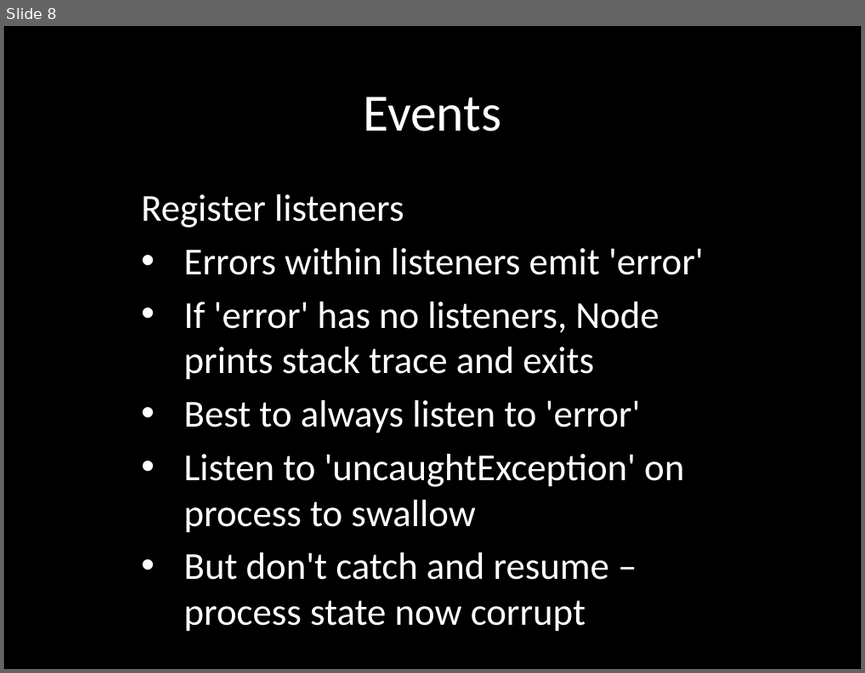
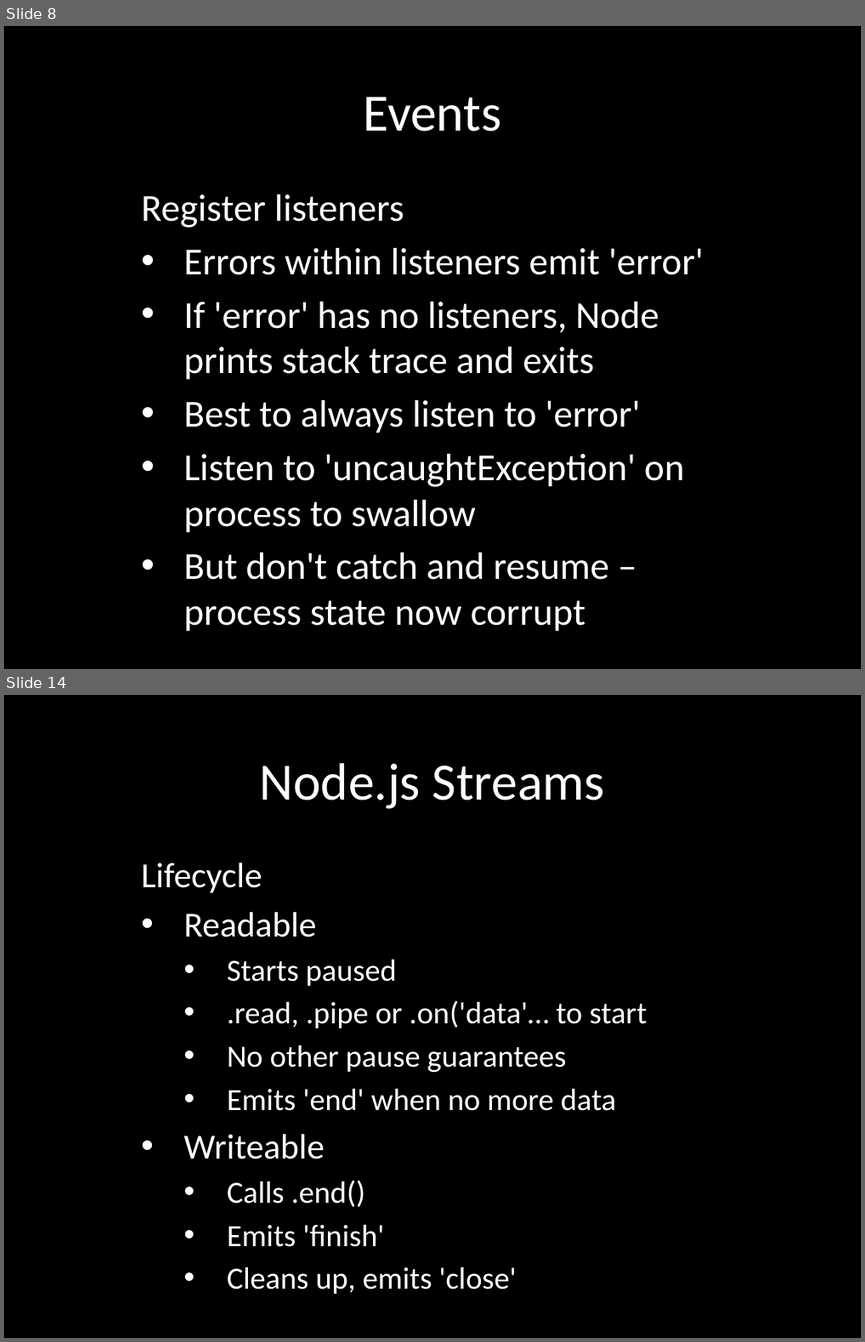
Before and after one commit to eliasjames/training-node, a slide deck: slides/Node Slides Day 2.pptx. Shown one above the other, each under a label of ours: slide 8 before the commit, slides 8 and 14 after it; the slides between them are not shown. The pictures are 865x673 and 865x1342 pixels, drawn with LibreOffice and Linux fonts; fonts in the diff are those of the drawing. Boxes give left, top, right and bottom in pixels: in the first picture for what was removed or moved away, otherwise in the second. Text is boxed around its words. In the diff, an @@ line names an element or a change of style, - is before the commit and + after.

Commit message:
Day 2 slides: events, streams, process

```diff
--- a/slides/Node Slides Day 2.pptx
+++ b/slides/Node Slides Day 2.pptx
@@ slide 14 added at [4, 695, 861, 1338], background #000000 @@
@@ title added at [259, 763, 605, 809], 44 pt, text #FFFFFF @@
+Node.js Streams
@@ subtitle added at [141, 862, 647, 1293], 25.9 pt, text #FFFFFF @@
+Lifecycle
+• Readable
+  • Starts paused
+  • .read, .pipe or .on('data'… to start
+  • No other pause guarantees
+  • Emits 'end' when no more data
+• Writeable
+  • Calls .end()
+  • Emits 'finish'
+  • Cleans up, emits 'close'
```
Also in this commit, not shown: 14 other slides added.
